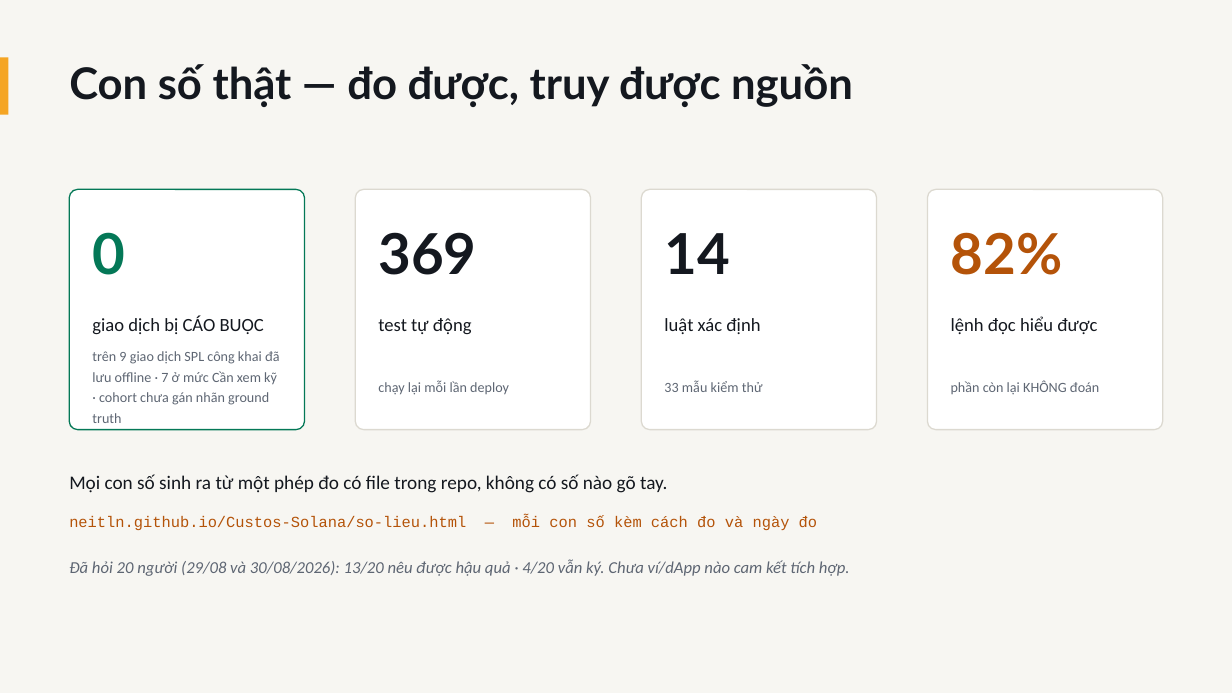
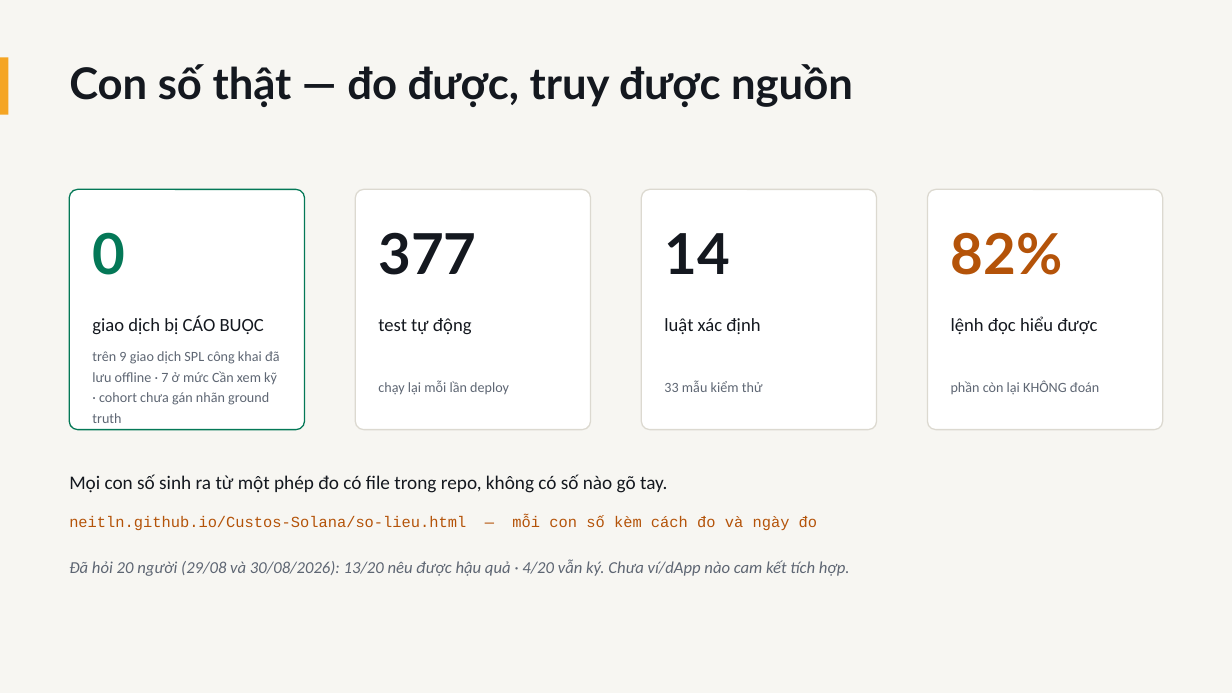
Before and after one commit to NeitLN/Custos-Solana, a slide deck: slide 9 of docs/nop-bai/CUSTOS-PITCH.pptx. Drawn at 1232x693 pixels with LibreOffice and Linux fonts; fonts in the diff are those of the drawing. Boxes give left, top, right and bottom in pixels: in the first picture for what was removed or moved away, otherwise in the second. Text is boxed around its words. In the diff, an @@ line names an element or a change of style, - is before the commit and + after.

```diff
--- a/docs/nop-bai/CUSTOS-PITCH.pptx
+++ b/docs/nop-bai/CUSTOS-PITCH.pptx
@@ text at box(378, 232, 476, 275): text changed @@
-369
+377
```
Also in this commit, not shown: 8 other files.
